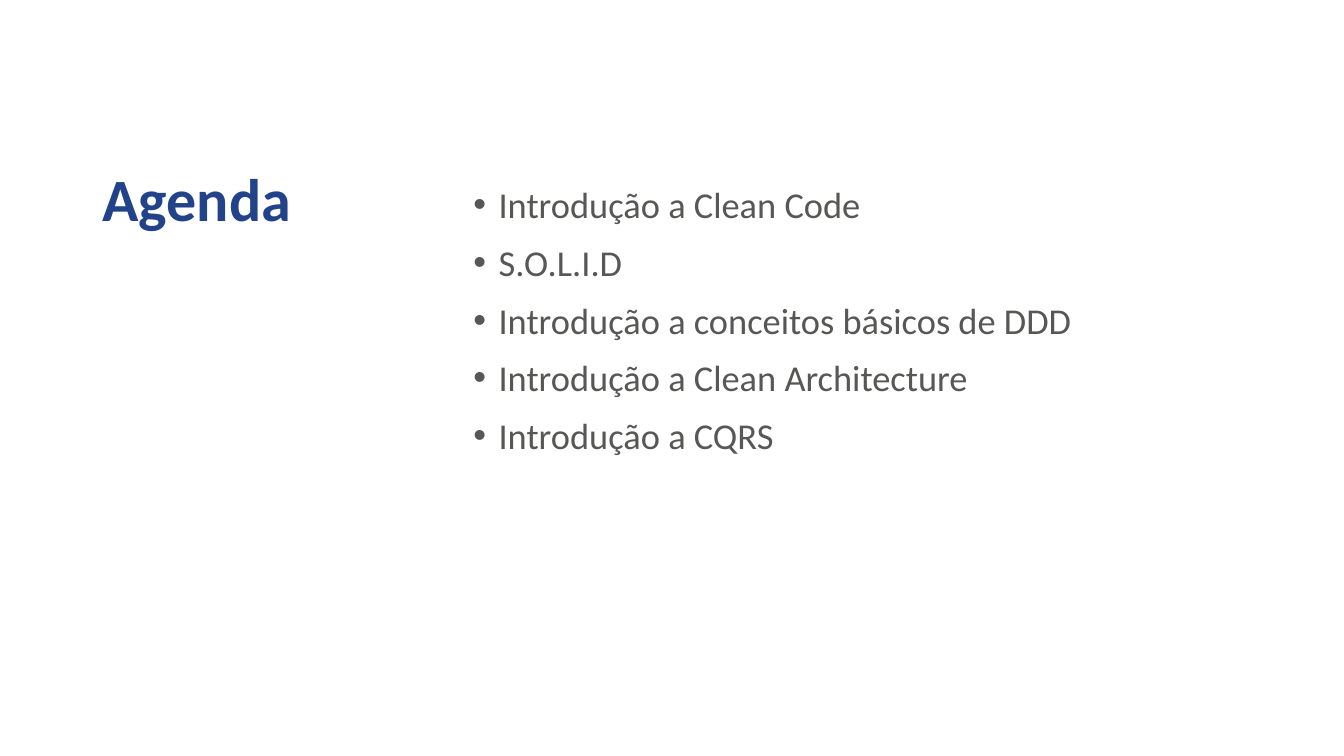
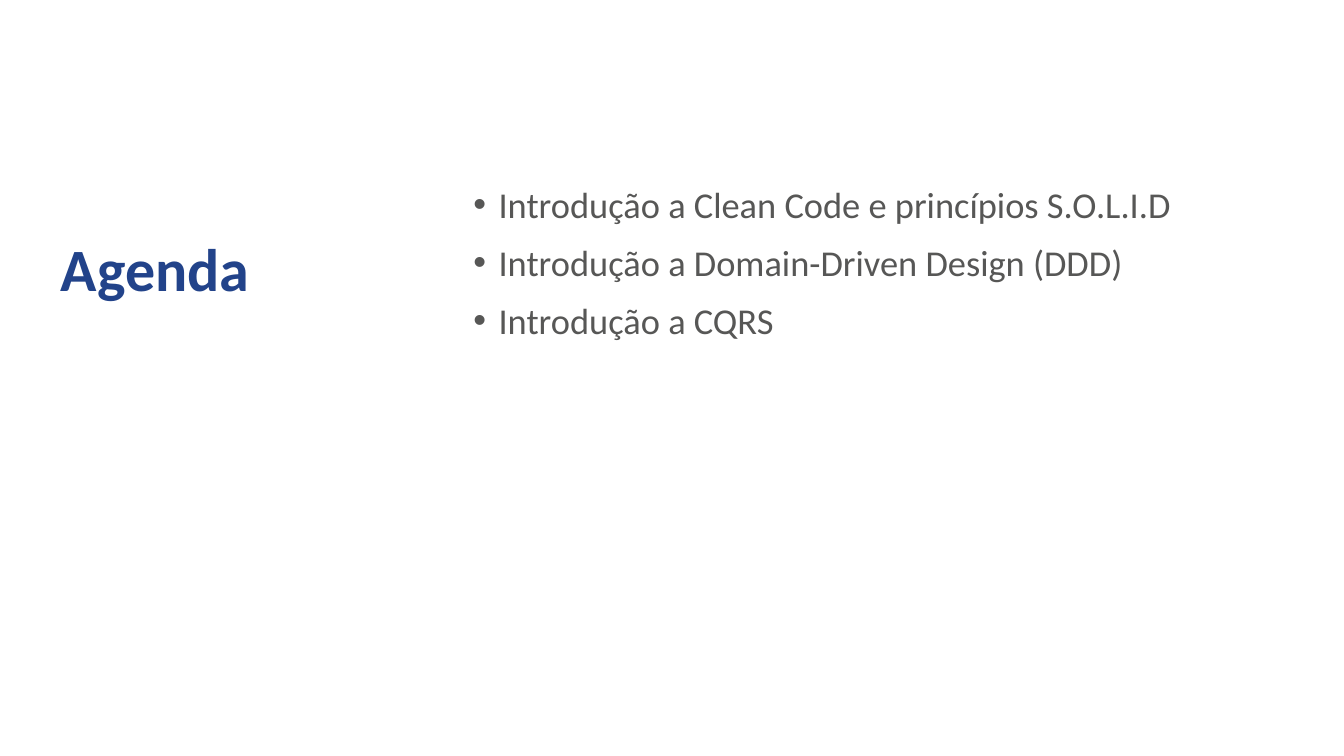
Before and after one commit to jcmdsbr/five-workshop-real-apps, a slide deck: slide 3 of docs/treinamento-estagiarios-five.pptx. Drawn at 1344x756 pixels with LibreOffice and Linux fonts; fonts in the diff are those of the drawing; background and template pictures are left out. Boxes give left, top, right and bottom in pixels: in the first picture for what was removed or moved away, otherwise in the second. Text is boxed around its words. In the diff, an @@ line names an element or a change of style, - is before the commit and + after.

```diff
--- a/docs/treinamento-estagiarios-five.pptx
+++ b/docs/treinamento-estagiarios-five.pptx
@@ text "Agenda": place and size @@
-text "Agenda" at (102,179,290,231)
+text "Agenda" at (61,249,249,301)
@@ text at (499,192,1170,282): text changed @@
-• Introdução a Clean Code
-• S.O.L.I.D
-• Introdução a conceitos básicos de DDD
-• Introdução a Clean Architecture
+• Introdução a Clean Code e princípios S.O.L.I.D
+• Introdução a Domain-Driven Design (DDD)
```
Also in this commit, not shown: 10 other slides changed, 9 slides added, 7 slides removed, 1 other file.
